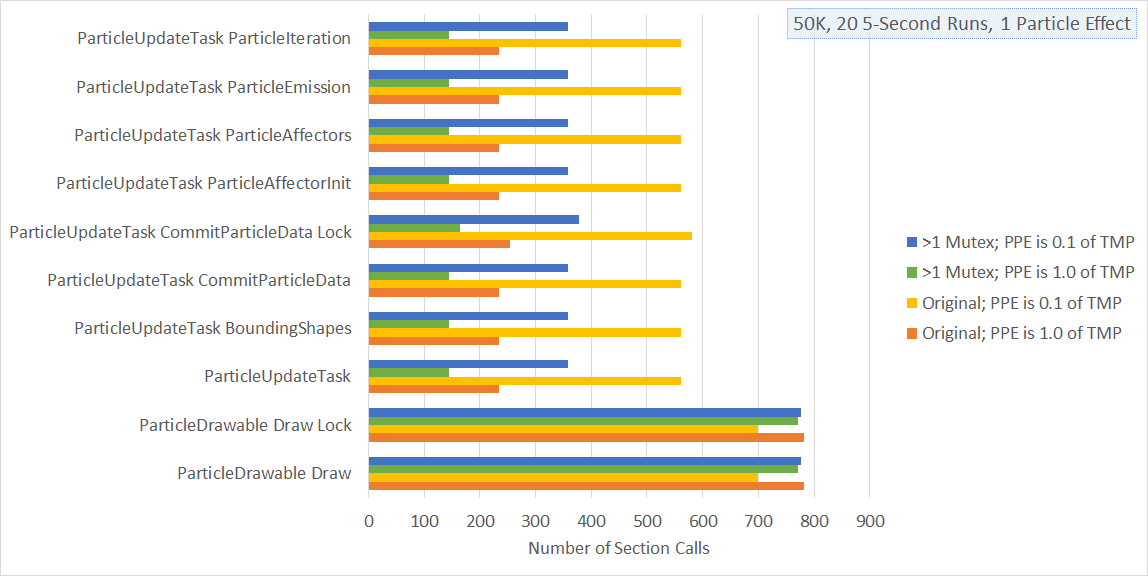
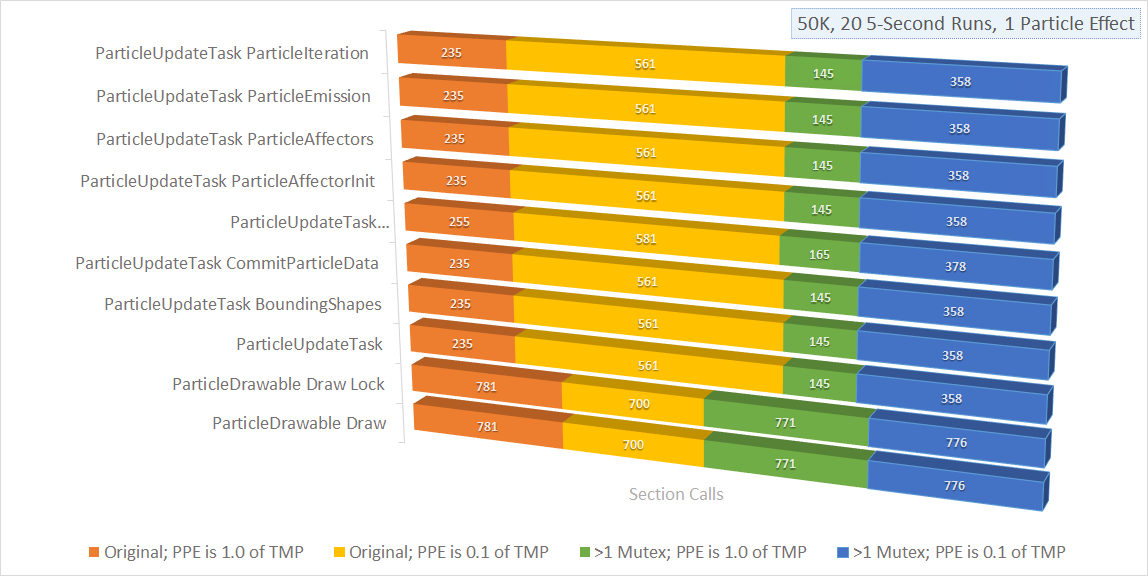
Layered file, before and after one edit (1148 x 576). Changes by layer:
added layer "Layer 3" above "Layer 2" over [left=10, top=8, right=1141, bottom=561]
